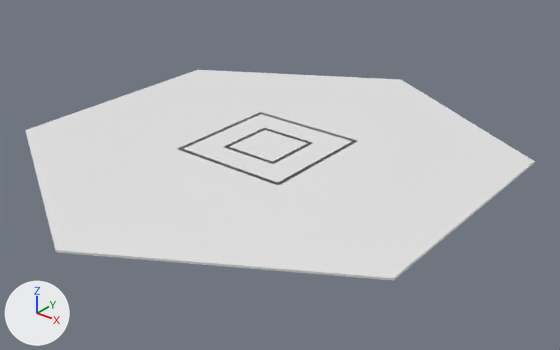
The Blender file RAW_ASSETS/RawAssets.blend as it was, and as the next commit left it.
Rendered twice from a 50 mm camera at (28.2, -34.2, 19.4) aimed at (1.0, -0.2, -1.6). The axes (+X, +Y, +Z) are drawn at lower left. The lights are the same throughout. The same objects are shown in both versions, whatever each file hides.

In view in the first picture: 'Cylinder', 'Frame8x8'.
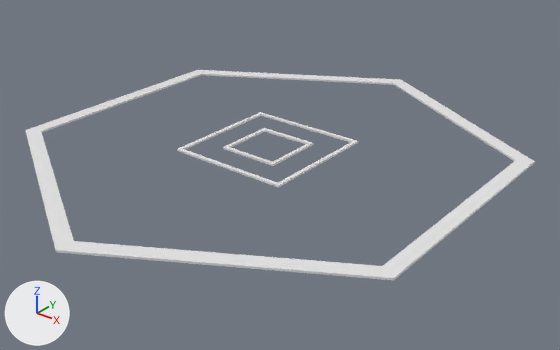
Where the newer file only moved an object's origin or applied its transform, the numbers keep the older frame.

Changed parts and their boxes (x1, y1, x2, y2) in the pictures (560 x 350 px):
'Cylinder', modifiers changed: (26, 70, 535, 280) in both
part 1 of me_cube_001, built on: before (178, 112, 356, 186); after (177, 112, 358, 188)

Edits to the bpy script that builds the scene:
```text
Change me_cube_001:
    used by ob_frame8x8; location = (3.88, 0.0, 0.0); scale = (0.25, 7.5, 0.125)
    remove me_cube_001.from_pydata(...)  # 32 vertices, 33 faces; spans x -31.5..0.5, y -0.5..0.5, z -0.5..0.5
    add me_cube_001.from_pydata(...)  # 432 vertices, 433 faces; spans x -4.0..4.0, y -4.0..4.0, z -0.1..0.1
    me_cube_001 part 1: 32 vertices removed from x -31.5..0.5, y -0.5..0.5, z -0.5..0.5; 432 vertices added at x -4.0..4.0, y -4.0..4.0, z -0.1..0.1
Change ob_cylinder:
    add _m = ob_cylinder.modifiers.new('Boolean', 'BOOLEAN')
    add _m.object = ob_cylinder_005
    add _m.solver = 'FLOAT'
Add ob_cylinder_005:
    ob_cylinder_005 = bpy.data.objects.new('Cylinder.005', me_cylinder.copy())  # the mesh of ob_cylinder
    ob_cylinder_005.location = (0.0, 0.0, 0.0)
    ob_cylinder_005.scale = (0.932, 0.932, 36.1)
    ob_cylinder_005.hide_set(True)
```
